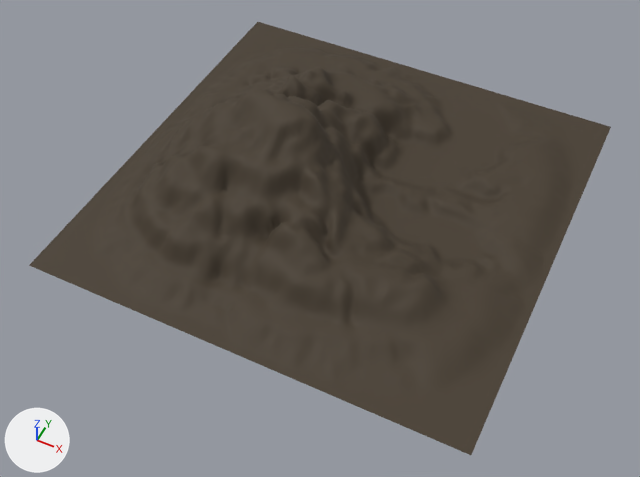
The OBJ model FrontEnd/public/visualizer/models/terrain.obj: old version first, new version second.
Both versions are drawn from a camera (50 mm lens) standing at (1.21, -2.63, 2.91) and looking at (0.04, -0.29, -0.02). The lights are fixed; the arrows at lower left show +X, +Y and +Z. The picture after the commit comes second. Where no turn or scale is listed for an object, it has been applied to the vertices.

Names of what the first picture shows: 'Landscape_Landscape.001'.
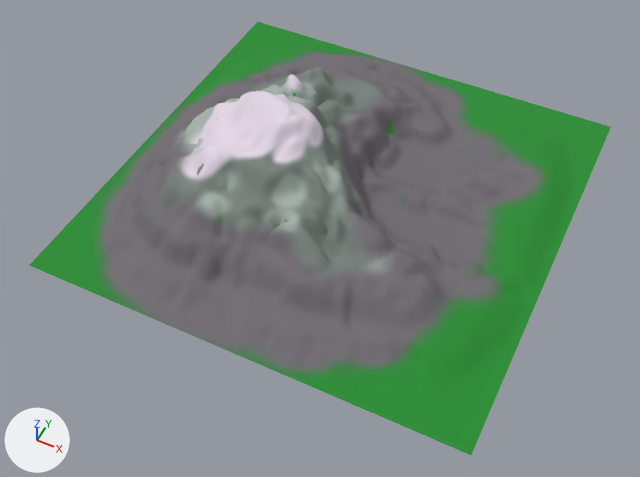
What differs and where, as boxes [x1, y1, x2, y2] in the pictures (640 x 477 px):
'Landscape_Landscape.001', surface changed (lighter): [29, 22, 611, 455] in both

Edits to the bpy script that builds the scene:
```text
Add img_terrain_png:
    img_terrain_png = load_image('terrain.png', '../textures/terrain.png', 1024, 1024, 'sRGB')
Change mat_landscape_normalonly:
    remove mat_landscape_normalonly.base_color = (0.0601, 0.0431, 0.0253)  # brown #453b2c
    add mat_landscape_normalonly.texture = img_terrain_png
    mat_landscape_normalonly.roughness: 0.759 -> 1.0
```
